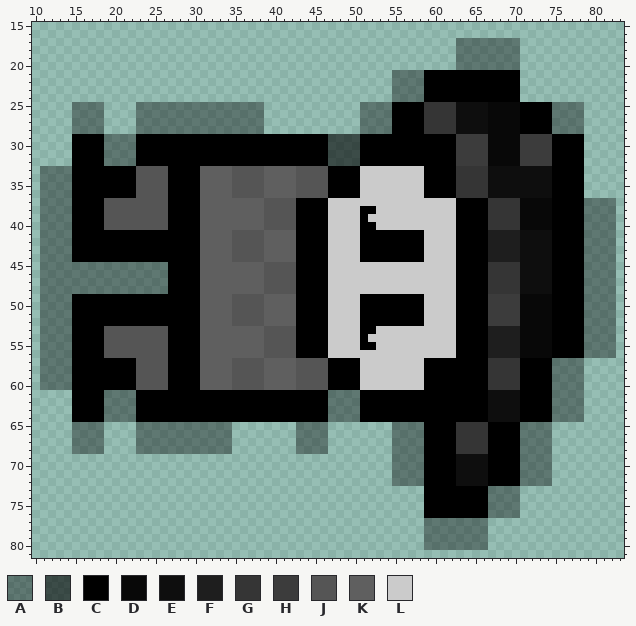
Two states of a sprite sheet, src/gmtk-2021/sprites/spr_evil_golfer/f201793e-0991-4dc1-b2c3-6ea1e8f2722a.png. This is how it looked before the edit.
The file is 96x96 pixels. Colours within 5 levels of each other are drawn and written as one. Shown: x 10..83, y 15..81.
Palette (. is transparent): A #0000005e  B #00000099  C #000000  D #080808  E #0e0e0e  F #1e1e1e  G #353535  H #3c3c3c  J #555555  K #5f5f5f  L #cbcbcb
Pixels before (only the part around the change), first column x 44:
24 ...........AAAACCCCC
25 .......AAAACCCCGGGGE
26 .......AAAACCCCGGGGE
27 .......AAAACCCCGGGGE
28 .......AAAACCCCGGGGE
29 CCCBBBBCCCCCCCCCCCCH
30 CCCBBBBCCCCCCCCCCCCH
31 CCCBBBBCCCCCCCCCCCCH
32 CCCBBBBCCCCCCCCCCCCH
33 JJJCCCCLLLLLLLLCCCCG
34 JJJCCCCLLLLLLLLCCCCG
35 JJJCCCCLLLLLLLLCCCCG
36 JJJCCCCLLLLLLLLCCCCG
37 CCCLLLLLLLLLLLLLLLLC
38 CCCLLLLCCLLLLLLLLLLC
39 CCCLLLLCLLLLLLLLLLLC
40 CCCLLLLCCLLLLLLLLLLC
41 CCCLLLLCCCCCCCCLLLLC
42 CCCLLLLCCCCCCCCLLLLC
43 CCCLLLLCCCCCCCCLLLLC
44 CCCLLLLCCCCCCCCLLLLC
45 CCCLLLLLLLLLLLLLLLLC
46 CCCLLLLLLLLLLLLLLLLC
47 CCCLLLLLLLLLLLLLLLLC
48 CCCLLLLLLLLLLLLLLLLC
49 CCCLLLLCCCCCCCCLLLLC
50 CCCLLLLCCCCCCCCLLLLC
51 CCCLLLLCCCCCCCCLLLLC
52 CCCLLLLCCCCCCCCLLLLC
53 CCCLLLLCCLLLLLLLLLLC
54 CCCLLLLCLLLLLLLLLLLC
55 CCCLLLLCCLLLLLLLLLLC
56 CCCLLLLLLLLLLLLLLLLC
57 JJJCCCCLLLLLLLLCCCCC
58 JJJCCCCLLLLLLLLCCCCC
59 JJJCCCCLLLLLLLLCCCCC
60 JJJCCCCLLLLLLLLCCCCC
61 CCCAAAACCCCCCCCCCCCC
62 CCCAAAACCCCCCCCCCCCC
63 CCCAAAACCCCCCCCCCCCC
64 CCCAAAACCCCCCCCCCCCC
65 AAA........AAAACCCCG
66 AAA........AAAACCCCG
67 AAA........AAAACCCCG
68 AAA........AAAACCCCG
69 ...........AAAACCCCE
Once edited:
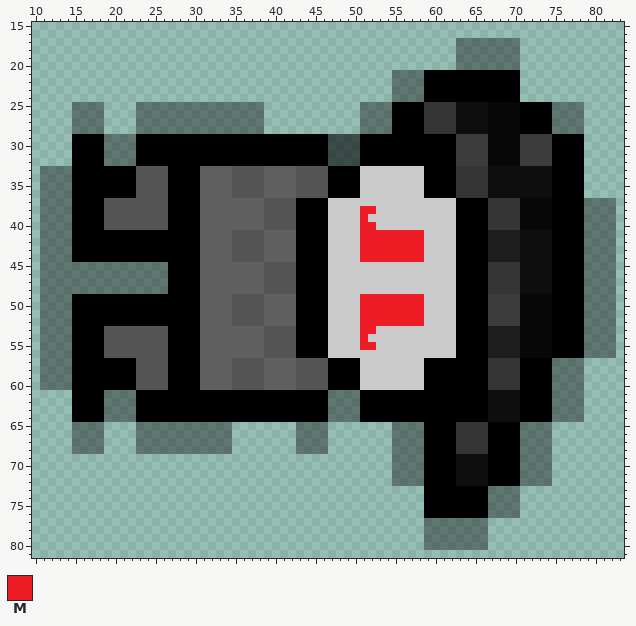
Colours new in this view: M #ee1c24
What changed:
{"y":38,"x":51,"old":"CC","new":"MM"}
{"y":39,"x":51,"old":"C","new":"M"}
{"y":40,"x":51,"old":"CC","new":"MM"}
{"y":41,"x":51,"old":"CCCCCCCC","new":"MMMMMMMM"}
{"y":42,"x":51,"old":"CCCCCCCC","new":"MMMMMMMM"}
{"y":43,"x":51,"old":"CCCCCCCC","new":"MMMMMMMM"}
{"y":44,"x":51,"old":"CCCCCCCC","new":"MMMMMMMM"}
{"y":49,"x":51,"old":"CCCCCCCC","new":"MMMMMMMM"}
{"y":50,"x":51,"old":"CCCCCCCC","new":"MMMMMMMM"}
{"y":51,"x":51,"old":"CCCCCCCC","new":"MMMMMMMM"}
{"y":52,"x":51,"old":"CCCCCCCC","new":"MMMMMMMM"}
{"y":53,"x":51,"old":"CC","new":"MM"}
{"y":54,"x":51,"old":"C","new":"M"}
{"y":55,"x":51,"old":"CC","new":"MM"}
